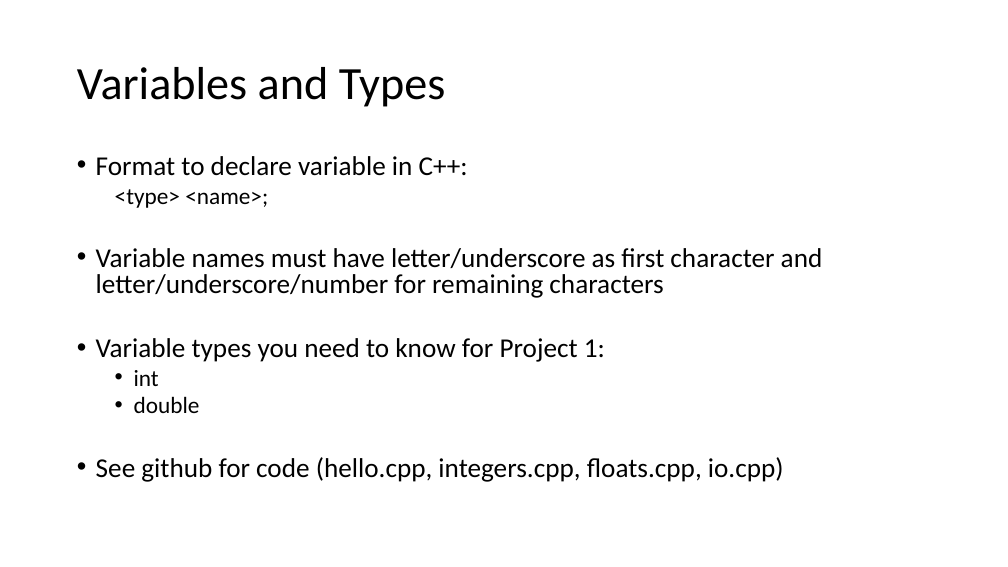
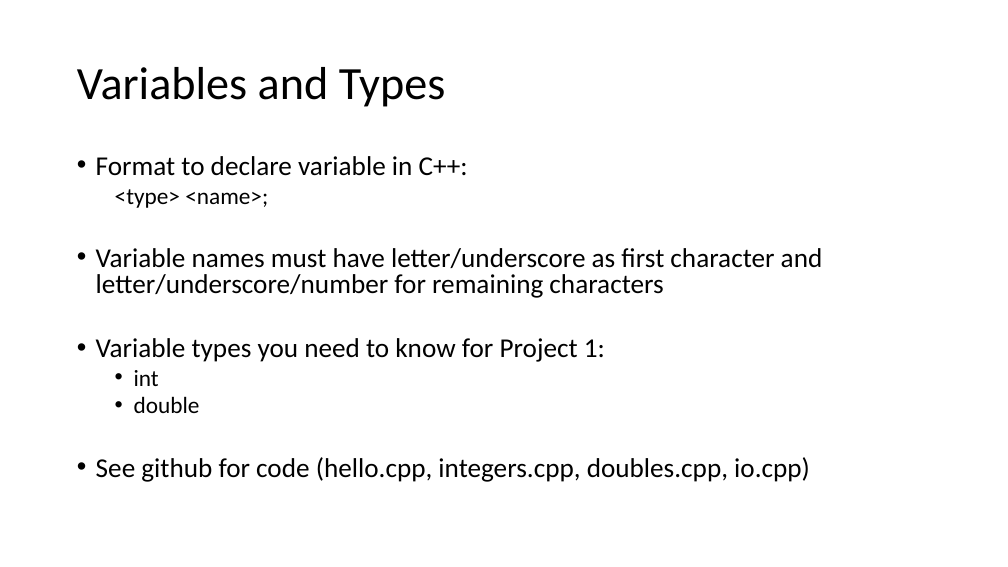
Before and after one commit to jzou1115/CS31_code, a slide deck: slide 3 of week1/week1_JZ.pptx. Drawn at 1008x567 pixels with LibreOffice and Linux fonts; fonts in the diff are those of the drawing. Boxes give left, top, right and bottom in pixels: in the first picture for what was removed or moved away, otherwise in the second. Text is boxed around its words. In the diff, an @@ line names an element or a change of style, - is before the commit and + after.

Commit message:
updated slides to include issues that came up in discussion: spoofing, doubles not floats, remote desktop

```diff
--- a/week1/week1_JZ.pptx
+++ b/week1/week1_JZ.pptx
@@ text at box(96, 457, 810, 482): text changed @@
-• See github for code (hello.cpp, integers.cpp, floats.cpp, io.cpp)
+• See github for code (hello.cpp, integers.cpp, doubles.cpp, io.cpp)
```
Also in this commit, not shown: 5 other slides changed, 1 slide added, 1 slide removed, 11 other files.
